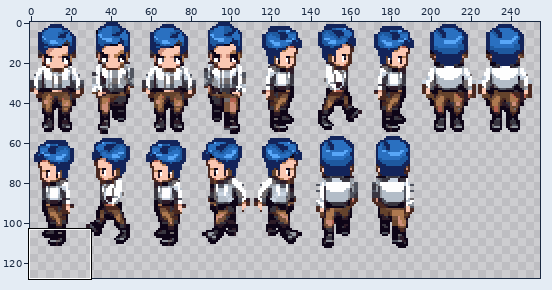
A sprite sheet gets an edit: PitHero/Content/Atlases/Actors.png. Above, an overview of the earlier version with the close-up marked.
Close-up. First the earlier version:
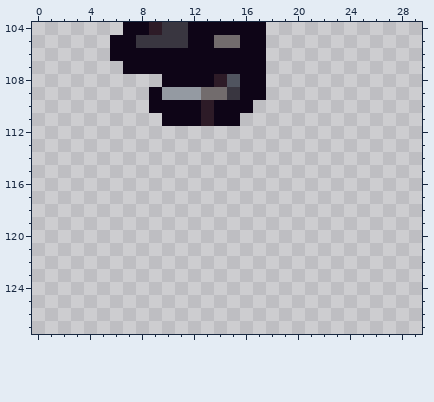
The file is 256x128 pixels. Shown: x 0..29, y 104..127. The wide view leaves out empty margins.
Once edited:
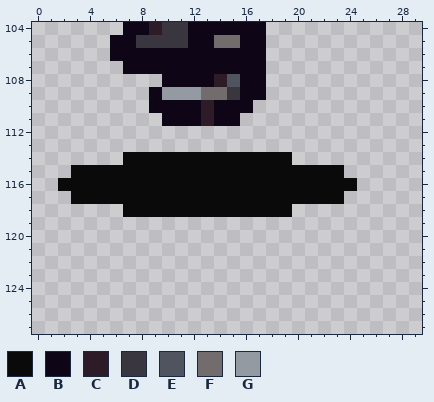
Palette (. is transparent): A #0b0a0a  B #0e0517  C #2d1b27  D #393640  E #50545f  F #726c6d  G #949aa2
Diff:
The edit adds colour A in row 114 at x 7 to 19; in row 115 at x 3 to 23; in row 116 at x 2 to 24; in row 117 at x 3 to 23; in row 118 at x 7 to 19.
